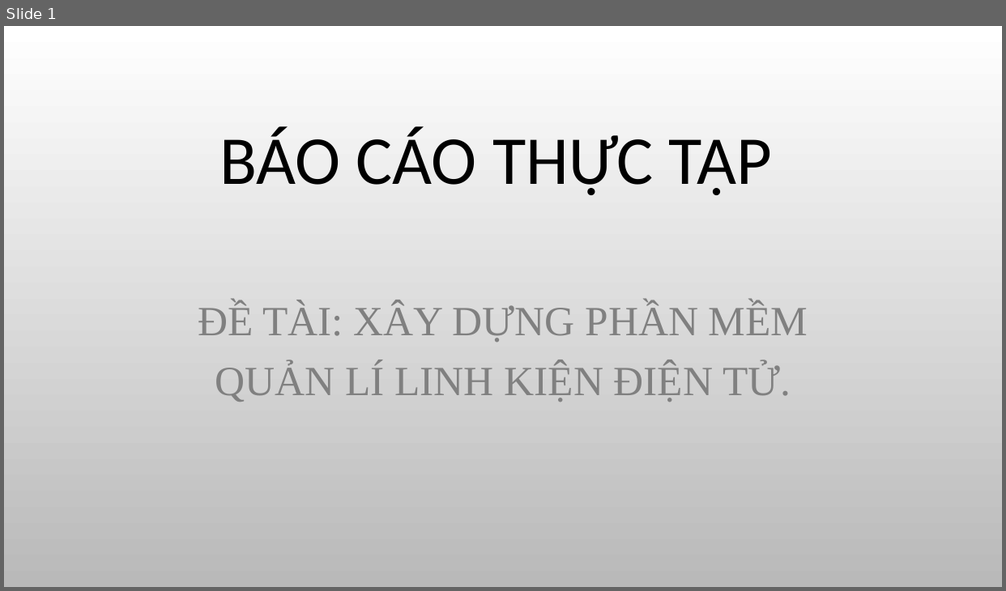
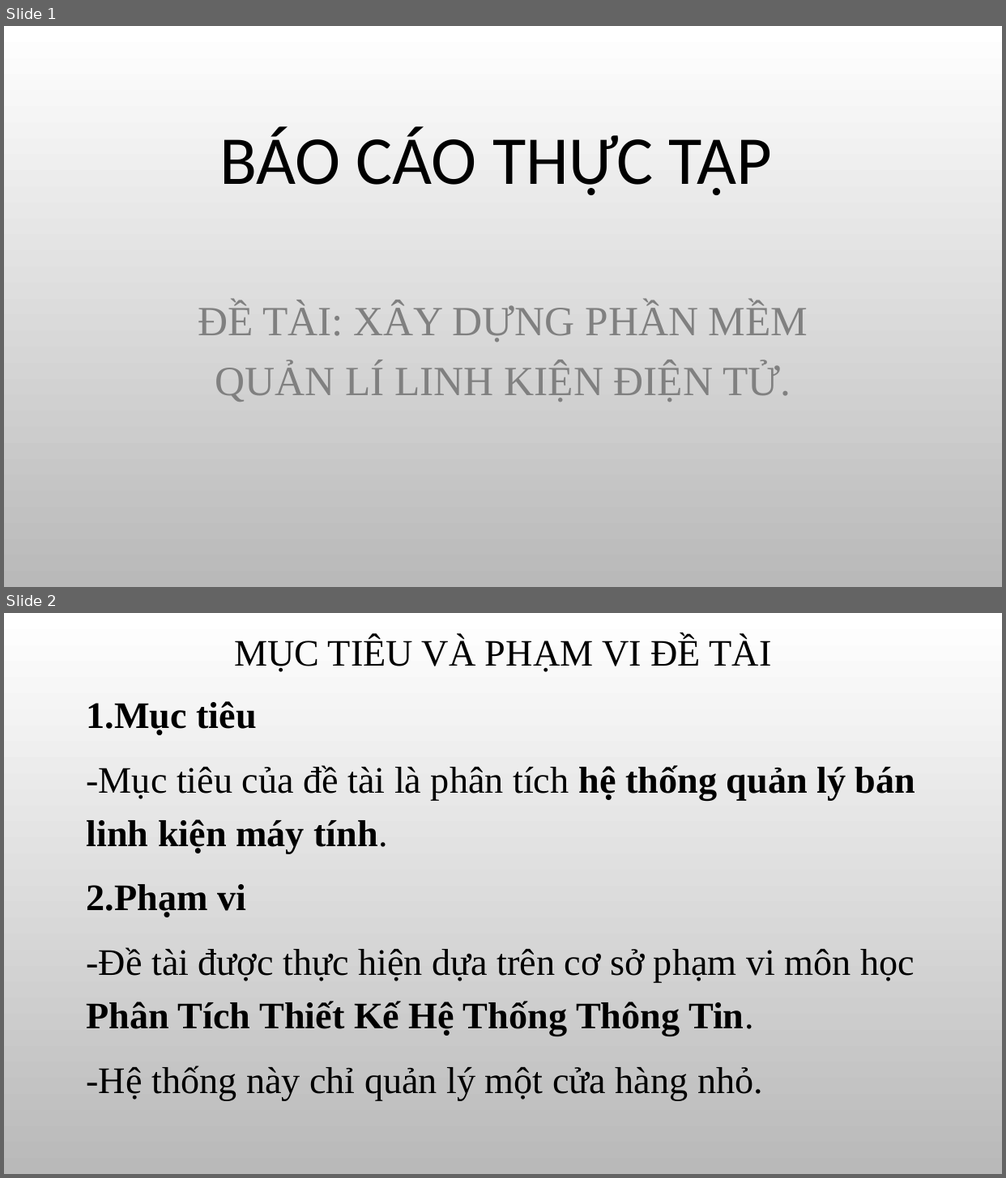
Before and after one commit to thienqnpro02/school, a slide deck: HT_QLLINHKIEN/Báo cáo thực tập.pptx. Shown one above the other, each under a label of ours: slide 1 before the commit, slides 1 and 2 after it. The pictures are 1006x591 and 1006x1178 pixels, drawn with LibreOffice and Linux fonts; fonts in the diff are those of the drawing; background and template pictures are left out. Boxes give left, top, right and bottom in pixels: in the first picture for what was removed or moved away, otherwise in the second. Text is boxed around its words. In the diff, an @@ line names an element or a change of style, - is before the commit and + after.

```diff
--- a/HT_QLLINHKIEN/Báo cáo thực tập.pptx
+++ b/HT_QLLINHKIEN/Báo cáo thực tập.pptx
@@ slide 2 added at [4,613,1002,1174], background picture (left out) @@
@@ title added at [234,637,772,672], 36 pt, text #000000 @@
+MỤC TIÊU VÀ PHẠM VI ĐỀ TÀI
@@ text added at [87,701,915,1101], 36 pt, text #000000 @@
+1.Mục tiêu
+-Mục tiêu của đề tài là phân tích hệ thống quản lý bán linh kiện máy tính.
+2.Phạm vi
+-Đề tài được thực hiện dựa trên cơ sở phạm vi môn học Phân Tích Thiết Kế Hệ Thống Thông Tin.
+-Hệ thống này chỉ quản lý một cửa hàng nhỏ.
```
Also in this commit, not shown: 5 slides changed, 8 other slides added, 1 slide removed, 4 other files.
